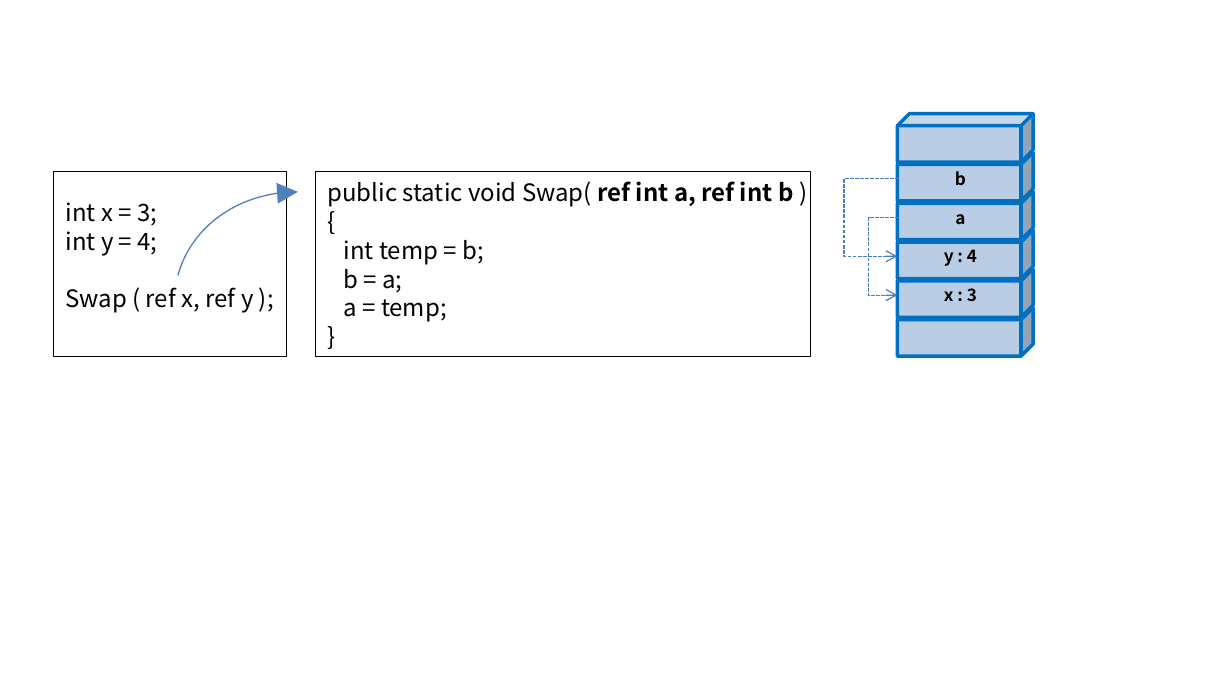
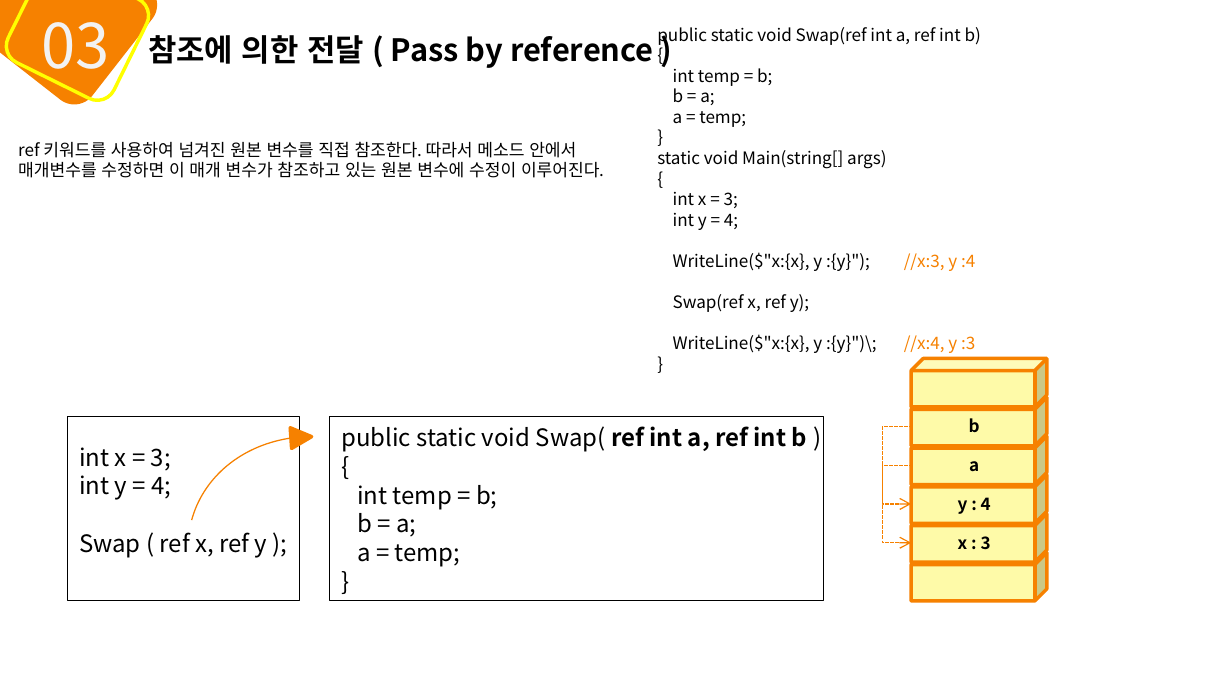
Before and after one commit to mins1119/C-, a slide deck: slide 23 of 2주차.pptx (slide 2 before the commit). Drawn at 1232x693 pixels with LibreOffice and Linux fonts; fonts in the diff are those of the drawing. Boxes give left, top, right and bottom in pixels: in the first picture for what was removed or moved away, otherwise in the second. Text is boxed around its words. In the diff, an @@ line names an element or a change of style, - is before the commit and + after.

```diff
--- a/2주차.pptx
+++ b/2주차.pptx
@@ rounded rectangle added at [0,0,166,114], fill #F68100 @@
@@ rounded rectangle added at [0,0,155,107], outline #FFFF00 2 pt @@
@@ text added at [41,22,109,84], 36 pt, text #F2F2F2 @@
+03
@@ text added at [657,27,981,353], 10 pt, text #000000 @@
+public static void Swap(ref int a, ref int b)
+{
+int temp = b;
+b = a;
+a = temp;
+}
+static void Main(string[] args)
+{
+int x = 3;
+int y = 4;
+WriteLine($"x:{x}, y :{y}"); //x:3, y :4
+Swap(ref x, ref y);
+WriteLine($"x:{x}, y :{y}")\; //x:4, y :3
+}
@@ text added at [148,35,654,68], 18 pt, text #000000, bold @@
+참조에 의한 전달 ( Pass by reference )
@@ cube removed at [897,113,1032,161] @@
@@ text added at [18,141,604,178], 10 pt, text #000000 @@
+ref 키워드를 사용하여 넘겨진 원본 변수를 직접 참조한다. 따라서 메소드 안에서 매개변수를 수정하면 이 매개 변수가 참조하고 있는 원본 변수에 수정이 이루어진다.
@@ arc (boxed as its full ellipse) removed at [147,162,466,458] @@
@@ elbow arrow removed from (899, 179) to (897, 256) @@
@@ cube removed at [897,153,1032,201] @@
@@ triangle removed at [277,182,299,204] @@
@@ cube removed at [897,191,1032,239] @@
@@ elbow arrow removed from (899, 218) to (897, 296) @@
@@ cube removed at [897,230,1032,278] @@
@@ cube removed at [897,269,1032,317] @@
@@ cube: place and size @@
-cube at [897,308,1032,356]
+cube at [912,359,1047,407]
@@ cube at [912,359,1047,407]: fill #B9CDE5 to #FEFAA8; outline #0070C0 2 pt to #F68100 2 pt @@
@@ 4 texts, 2 rectangles: place and size @@
-4 texts, 2 rectangles at [53,171,966,357]
+4 texts, 2 rectangles at [67,416,980,601]
@@ arc (boxed as its full ellipse) added at [161,407,480,693], outline #F68100 0.75 pt @@
@@ cube added at [912,397,1047,445], fill #FEFAA8, outline #F68100 2 pt @@
@@ triangle added at [290,427,312,449], fill #F68100, outline #F68100 2 pt @@
@@ elbow arrow added from (913, 426) to (912, 504), #F68100 0.75 pt dashed @@
@@ cube added at [912,436,1047,484], fill #FEFAA8, outline #F68100 2 pt @@
@@ elbow arrow added from (913, 466) to (912, 543), #F68100 0.75 pt dashed @@
@@ cube added at [912,474,1047,522], fill #FEFAA8, outline #F68100 2 pt @@
@@ text "y : 4": place and size @@
-text "y : 4" at [944,249,977,266]
+text "y : 4" at [958,497,991,514]
@@ text "x : 3": place and size @@
-text "x : 3" at [944,288,977,302]
+text "x : 3" at [958,536,991,550]
@@ cube added at [912,514,1047,562], fill #FEFAA8, outline #F68100 2 pt @@
@@ cube added at [912,552,1047,600], fill #FEFAA8, outline #F68100 2 pt @@
```
Also in this commit, not shown: 1 other slide changed, 50 slides added, 1 slide removed.
